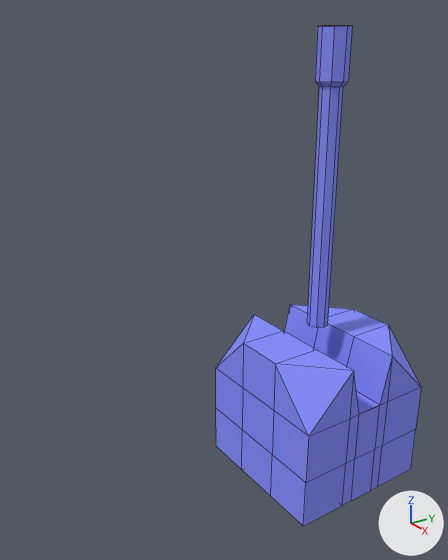
The Blender file assets/blend/gatling.blend: old version first, new version second.
The view is the same before and after, from a camera (50 mm lens) standing at (5.59, -5.29, 4.66) and looking at (-0.07, -1.48, 2.07). Lighting does not change. The marker at lower right points along +X, +Y and +Z. Mesh edges are drawn as thin lines.
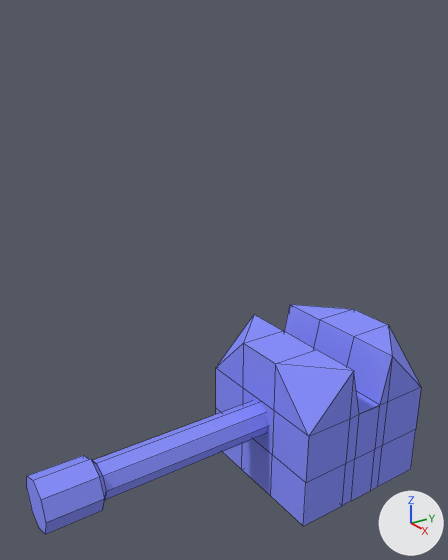
Commit message: Use asset for gatling cannon

Pixel boxes (x1, y1, x2, y2) of what changed, in the pictures (448 x 560 px):
'Cube.001', moved, turned, rescaled
    before: (307, 26, 352, 328)
    after: (27, 401, 269, 534)

The edits, one by one:
Object 'Cube.001' (ob_cube_001) moves from (0.0, 0.0, 0.0) to (-0.02, 1.3, 0.06).
Object 'Cube.001' (ob_cube_001) turns from (0, 0, 0) to (0, -90, -270) degrees about x, y and z.
Object 'Cube.001' (ob_cube_001) is rescaled from (1.0, 1.0, 1.0) to (1.67, 1.67, 1.09).
